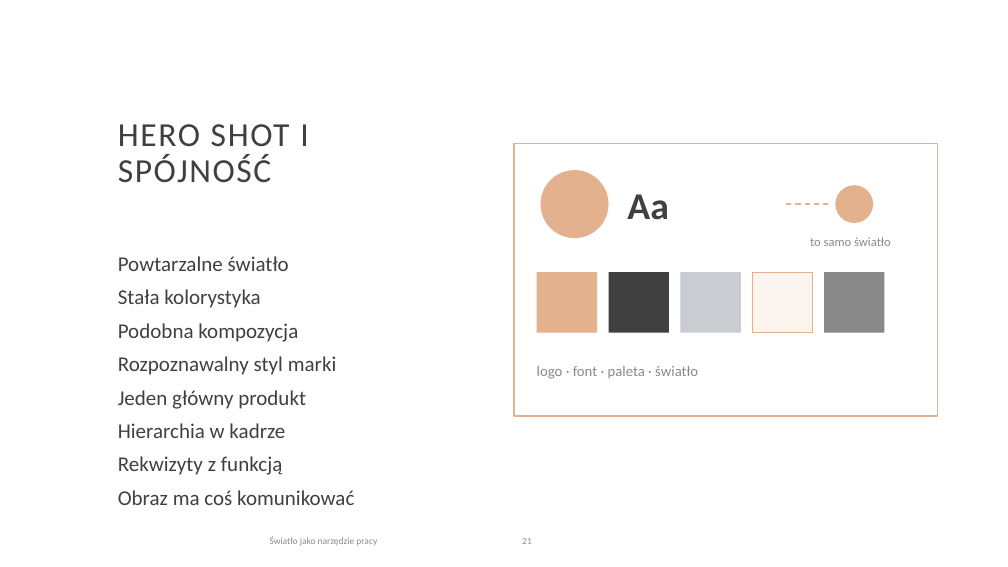
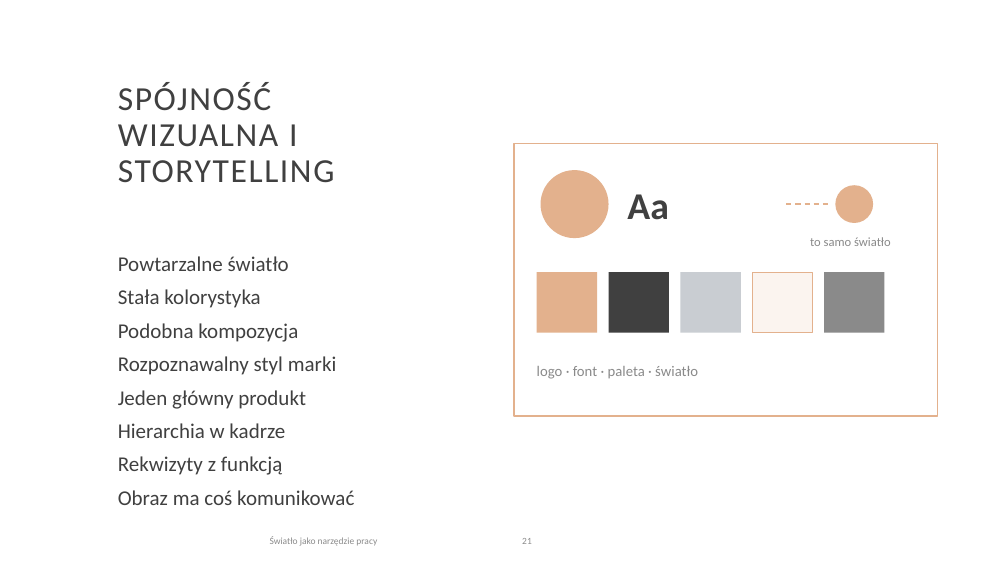
Before and after one commit to kontakt334/4eyes, a slide deck: slide 21 of projekty/warsztaty-beauty-product/swiatlo-jako-narzedzie-pracy-v6.pptx. Drawn at 1008x567 pixels with LibreOffice and Linux fonts; fonts in the diff are those of the drawing. Boxes give left, top, right and bottom in pixels: in the first picture for what was removed or moved away, otherwise in the second. Text is boxed around its words. In the diff, an @@ line names an element or a change of style, - is before the commit and + after.

```diff
--- a/projekty/warsztaty-beauty-product/swiatlo-jako-narzedzie-pracy-v6.pptx
+++ b/projekty/warsztaty-beauty-product/swiatlo-jako-narzedzie-pracy-v6.pptx
@@ title at bbox=[118, 82, 335, 183]: text changed @@
-HERO SHOT I SPÓJNOŚĆ
+SPÓJNOŚĆ WIZUALNA I STORYTELLING
```
Also in this commit, not shown: 2 other files.
